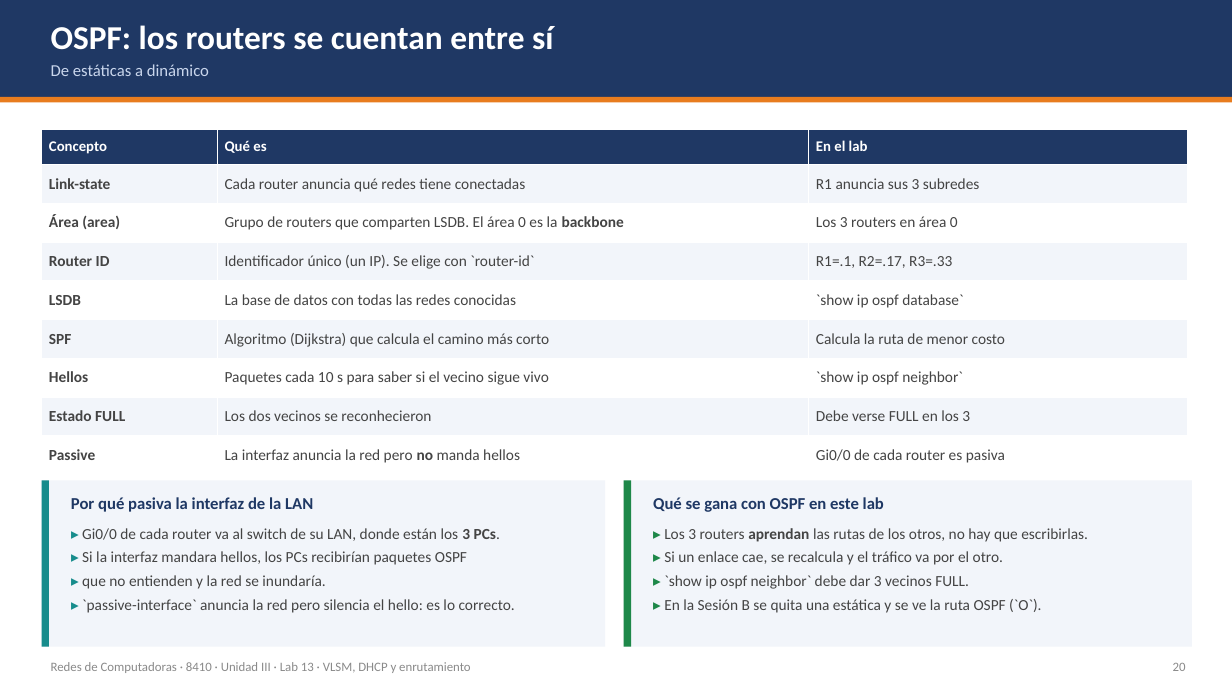
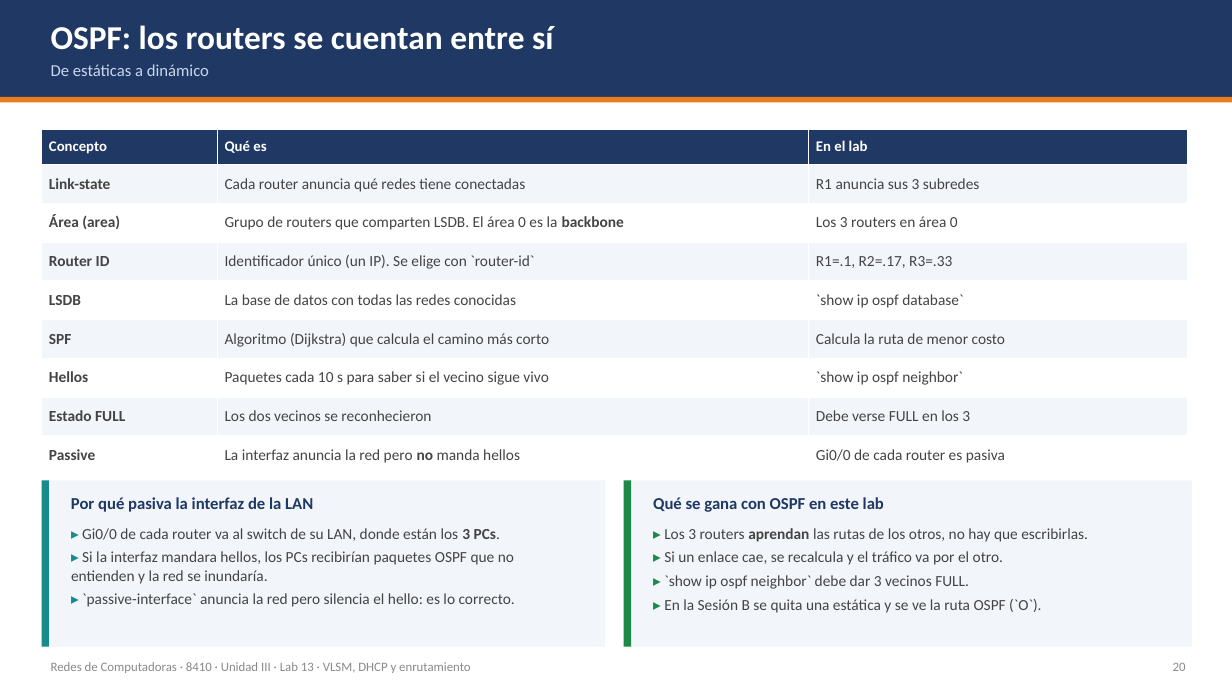
Before and after one commit to isaca0315/laboratorio-vlan-dhcp, a slide deck: slide 25 of Teoria-Lab-VLSM-DHCP.pptx. Drawn at 1232x693 pixels with LibreOffice and Linux fonts; fonts in the diff are those of the drawing. Boxes give left, top, right and bottom in pixels: in the first picture for what was removed or moved away, otherwise in the second. Text is boxed around its words. In the diff, an @@ line names an element or a change of style, - is before the commit and + after.

```diff
--- a/Teoria-Lab-VLSM-DHCP.pptx
+++ b/Teoria-Lab-VLSM-DHCP.pptx
@@ text at [71, 551, 514, 584]: text changed @@
-▸ Si la interfaz mandara hellos, los PCs recibirían paquetes OSPF
-▸ que no entienden y la red se inundaría.
+▸ Si la interfaz mandara hellos, los PCs recibirían paquetes OSPF que no entienden y la red se inundaría.
```
Also in this commit, not shown: 11 other slides changed, 7 other files.
